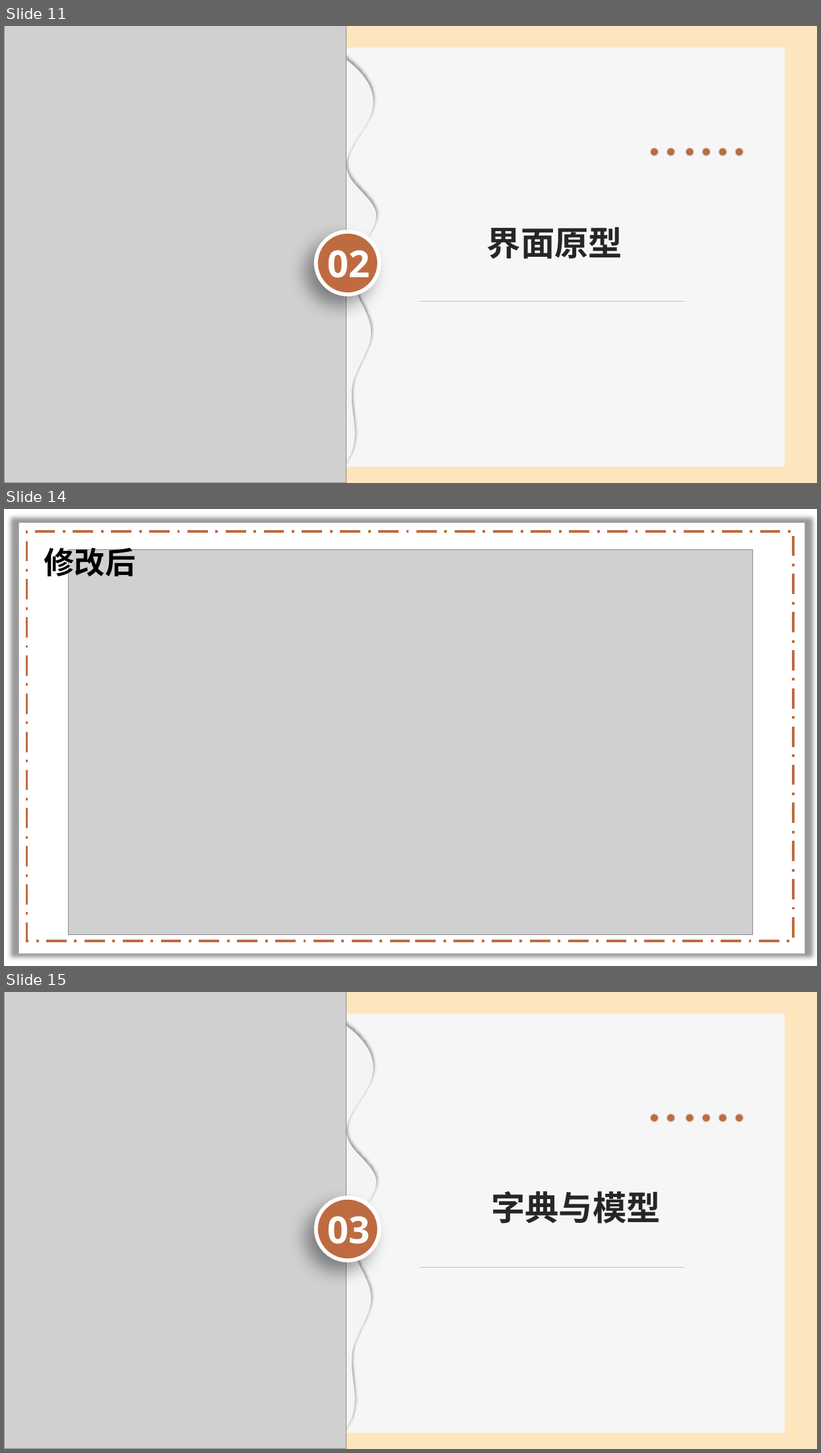
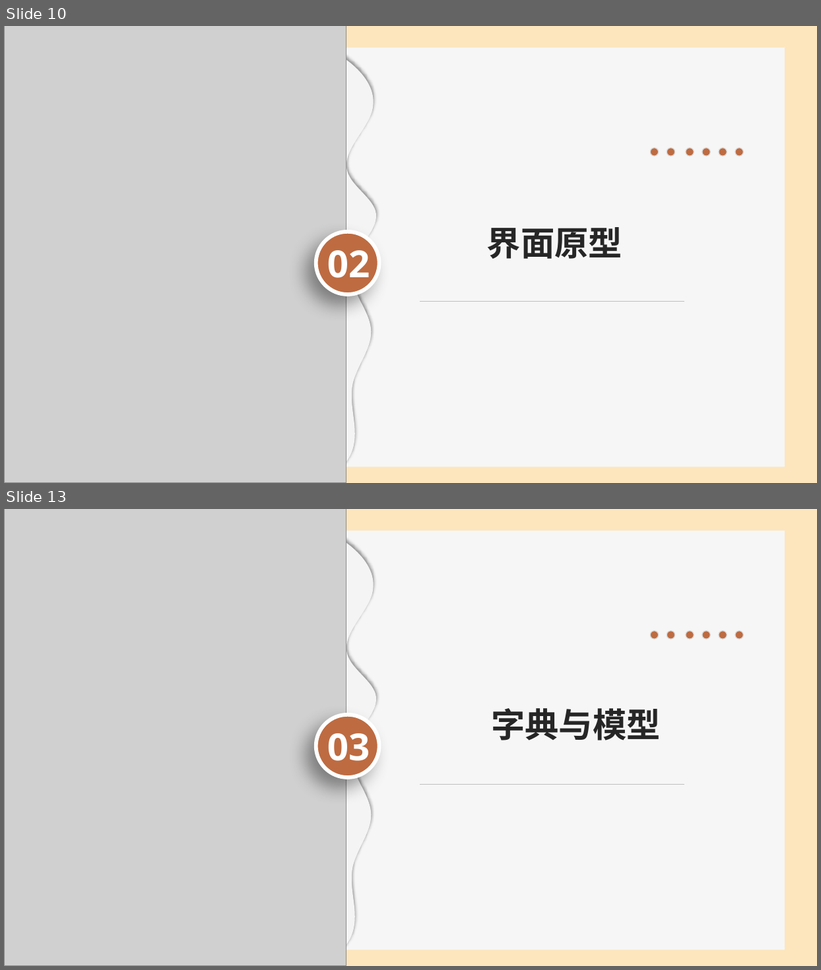
Before and after one commit to lenovo-wu/G11ZUCC, a slide deck: 需求规格说明.pptx. Shown one above the other, each under a label of ours: slides 11, 14 and 15 before the commit, slides 10 and 13 after it; the slides between them are not shown. The pictures are 821x1453 and 821x970 pixels, drawn with LibreOffice and Linux fonts; fonts in the diff are those of the drawing; grey boxes stand for pictures; background and template pictures are left out. Boxes give left, top, right and bottom in pixels: in the first picture for what was removed or moved away, otherwise in the second. Text is boxed around its words. In the diff, an @@ line names an element or a change of style, - is before the commit and + after.

```diff
--- a/需求规格说明.pptx
+++ b/需求规格说明.pptx
@@ slide 14 removed at box(4, 509, 817, 966), background picture (left out); not listed: 1 template element that a slide beside it also shows @@
@@ rectangle removed at box(26, 531, 794, 941) @@
@@ text removed at box(44, 542, 136, 581) @@
-修改后
@@ picture removed at box(69, 549, 752, 935) @@
@@ what was slide 11 is now slide 10 @@
@@ what was slide 15 is now slide 13 @@
```
Also in this commit, not shown: 8 slides changed, 1 slide added, 5 other slides removed.
